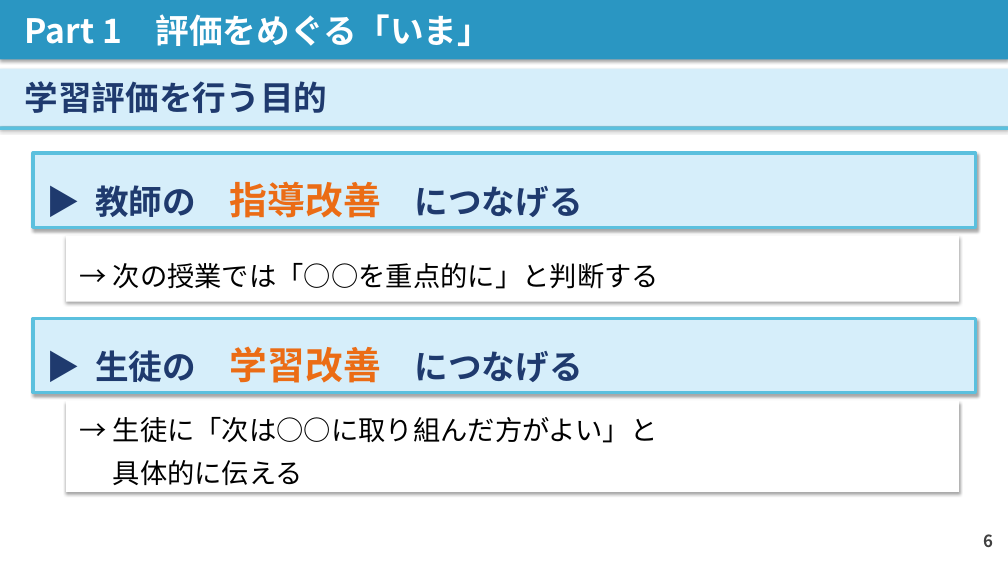
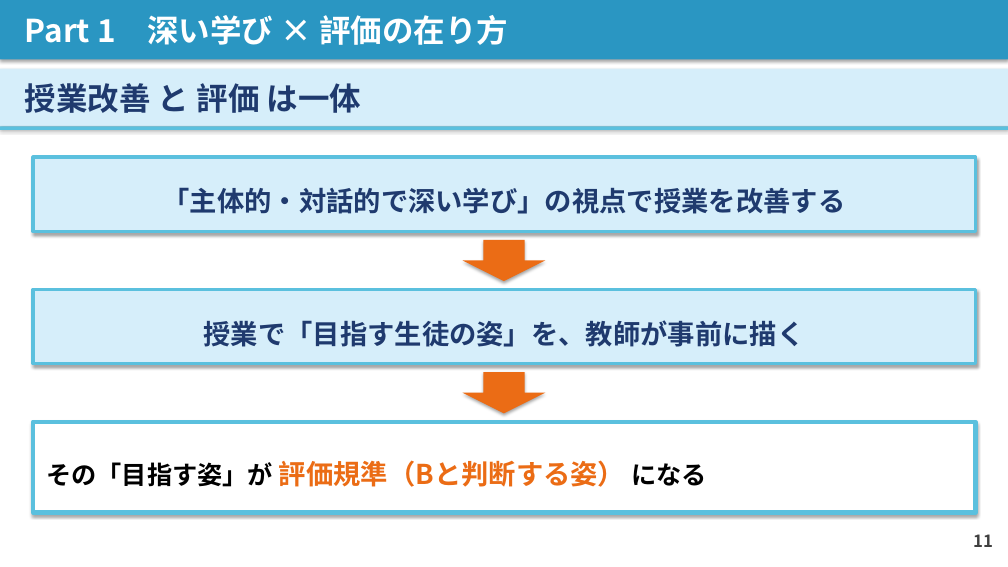
Before and after one commit to contynet730-star/con30, a slide deck: slide 11 of 講義スライド_石神井南中_20260603.pptx (slide 6 before the commit). Drawn at 1008x567 pixels with LibreOffice and Linux fonts; fonts in the diff are those of the drawing. Boxes give left, top, right and bottom in pixels: in the first picture for what was removed or moved away, otherwise in the second. Text is boxed around its words. In the diff, an @@ line names an element or a change of style, - is before the commit and + after.

```diff
--- a/講義スライド_石神井南中_20260603.pptx
+++ b/講義スライド_石神井南中_20260603.pptx
@@ text in rectangle at [25, 15, 508, 45]: text changed; size 32 to 30 pt @@
-Part 1 評価をめぐる「いま」
+Part 1 深い学び × 評価の在り方
@@ text in rectangle at [25, 83, 361, 113]: text changed; size 32 to 30 pt @@
-学習評価を行う目的
+授業改善 と 評価 は一体
@@ rectangle "「主体的・対話的で深い学び」の視点で授業を改善する": place and size @@
-rectangle "「主体的・対話的で深い学び」の視点で授業を改善する" at [33, 153, 976, 227]
+rectangle "「主体的・対話的で深い学び」の視点で授業を改善する" at [33, 157, 976, 231]
@@ text in rectangle at [163, 187, 846, 214]: text changed; size 32 to 26 pt @@
-▶ 教師の 指導改善 につなげる
+「主体的・対話的で深い学び」の視点で授業を改善する
@@ rectangle removed at [66, 236, 959, 302] @@
-→ 次の授業では「○○を重点的に」と判断する
@@ down arrow added at [463, 240, 545, 281], fill #EB6C15 @@
@@ rectangle "授業で「目指す生徒の姿」を、教師が事前に描く": place and size @@
-rectangle "授業で「目指す生徒の姿」を、教師が事前に描く" at [33, 318, 976, 392]
+rectangle "授業で「目指す生徒の姿」を、教師が事前に描く" at [33, 290, 976, 364]
@@ text in rectangle at [204, 320, 805, 347]: text changed; size 32 to 26 pt @@
-▶ 生徒の 学習改善 につなげる
+授業で「目指す生徒の姿」を、教師が事前に描く
@@ down arrow added at [463, 372, 545, 414], fill #EB6C15 @@
@@ rectangle removed at [66, 401, 959, 492] @@
-→ 生徒に「次は○○に取り組んだ方がよい」と
-具体的に伝える
@@ rectangle added at [33, 422, 976, 513], fill #FFFFFF, outline #5BC0DE 4 pt, 26 pt, text #EB6C15, bold @@
+その「目指す姿」が 評価規準（Bと判断する姿） になる
@@ text at [973, 534, 993, 547]: text changed @@
-6
+11
```
Also in this commit, not shown: 16 other slides changed, 13 slides added, 13 slides removed, 1 other file.
